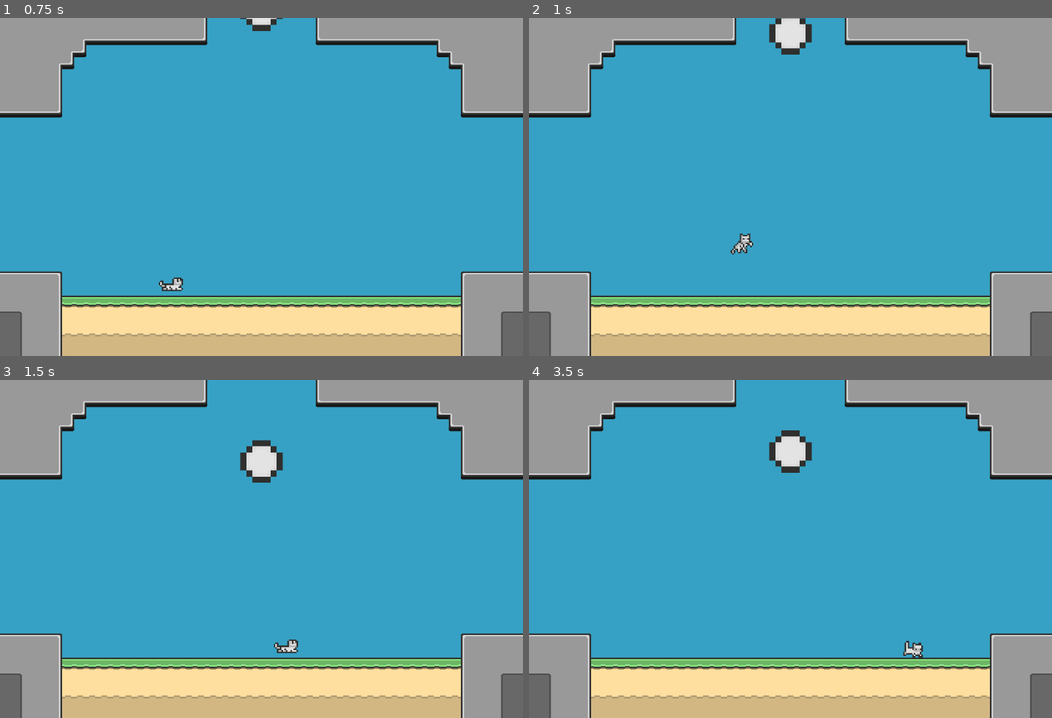
Above: before the commit, frames 1-4 (two rows, left to right).
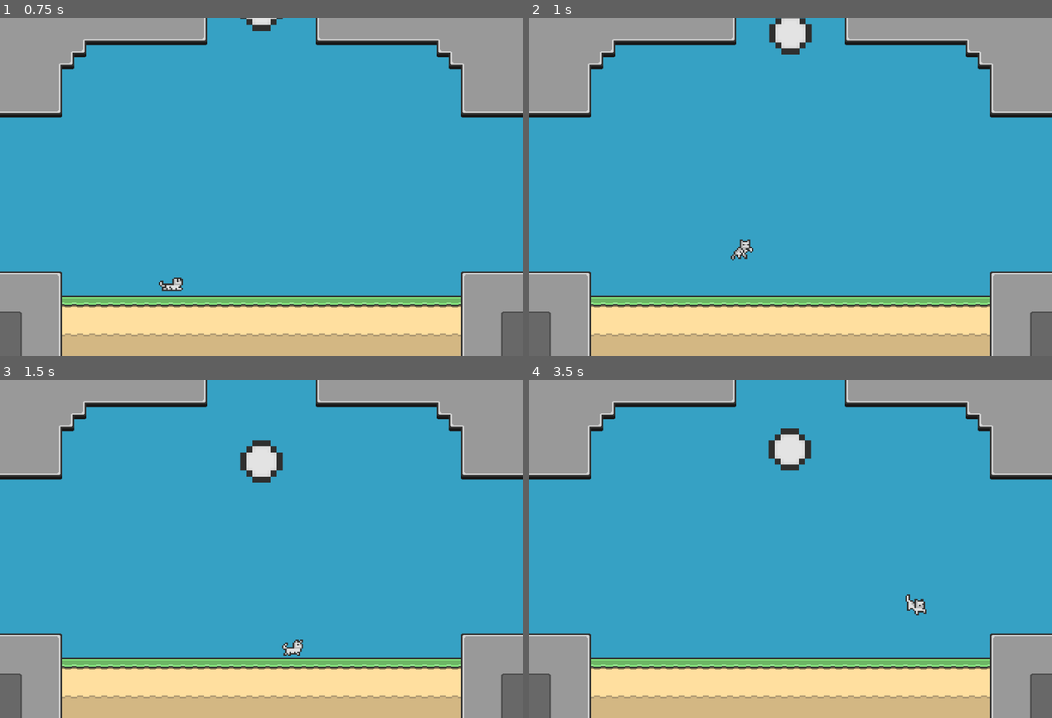
Above: after the commit, the same moments.

Repository: t0qen/juxtra-game
Game: Godot game, scene res://scenes/roots.tscn
Same seed, same stepped clock (60 frames per second), same inputs: the game is played once before the commit and once after it.
Inputs:
- Up to frame 1 (0.75 s): tap Enter at 0.5 s; hold D (move_right_1) from 0.53 s (still down); tap X (dash_1) at 0.6 s
- Up to frame 2 (1 s): keep holding D (move_right_1); tap Z (jump_1) at 0.77 s
- Up to frame 3 (1.5 s): keep holding D (move_right_1); tap X (dash_1) at 1.35 s
- Up to frame 4 (3.5 s): tap Z (jump_1) at 1.52, 3.02 s; release D (move_right_1) at 2.03 s; hold Q (move_left_1) 2.03-2.78 s; tap X (dash_1) at 2.1, 2.85 s; hold D (move_right_1) from 2.78 s (still down)

Frame 1 is identical in both runs. In frame 2, 0.2% of the frame differs, in the area x 38-43%, y 63-72%; in frame 3, 0.2%; in frame 4, 0.6%, in the area x 45-76%, y 14-83%.

Commit message:
better jump + animation

Diff:
--- a/scenes/player.tscn
+++ b/scenes/player.tscn
@@ -349,13 +349,13 @@
 "duration": 0.2,
 "texture": SubResource("AtlasTexture_wslk6")
 }, {
+"duration": 0.2,
+"texture": SubResource("AtlasTexture_s5reu")
+}, {
 "duration": 0.1,
-"texture": SubResource("AtlasTexture_s5reu")
-}, {
-"duration": 0.08,
 "texture": SubResource("AtlasTexture_giymr")
 }, {
-"duration": 0.07,
+"duration": 0.1,
 "texture": SubResource("AtlasTexture_jahd6")
 }],
 "loop": false,
@@ -366,13 +366,13 @@
 "duration": 0.2,
 "texture": SubResource("AtlasTexture_owlqu")
 }, {
+"duration": 0.2,
+"texture": SubResource("AtlasTexture_015al")
+}, {
 "duration": 0.1,
-"texture": SubResource("AtlasTexture_015al")
-}, {
-"duration": 0.08,
 "texture": SubResource("AtlasTexture_n5qgr")
 }, {
-"duration": 0.07,
+"duration": 0.1,
 "texture": SubResource("AtlasTexture_p34mf")
 }],
 "loop": false,
@@ -503,6 +503,7 @@
 
 [node name="Player" type="CharacterBody2D" node_paths=PackedStringArray("exit_idle_timer", "exit_fall_timer", "exit_wait_timer", "jump_bug_timer", "before_dash_timer", "sprites")]
 collision_mask = 14
+platform_on_leave = 1
 script = ExtResource("1_0xtnp")
 base_speed = 175
 air_speed = 220
@@ -518,9 +519,7 @@
 position = Vector2(0, -32)
 scale = Vector2(2, 2)
 sprite_frames = SubResource("SpriteFrames_wb510")
-animation = &"run_1"
-frame = 7
-frame_progress = 0.328578
+animation = &"wait_2"
 
 [node name="Hitbox" type="CollisionShape2D" parent="."]
 position = Vector2(0, -12)
--- a/scenes/root_ball.tscn
+++ b/scenes/root_ball.tscn
@@ -8,10 +8,10 @@
 bounce = 1.0
 
 [sub_resource type="CircleShape2D" id="CircleShape2D_vfq42"]
-radius = 28.0179
+radius = 31.0
 
 [sub_resource type="CircleShape2D" id="CircleShape2D_cxlvu"]
-radius = 44.0114
+radius = 31.0
 
 [node name="Ball" type="RigidBody2D"]
 collision_layer = 2
--- a/scenes/scripts/player.gd
+++ b/scenes/scripts/player.gd
@@ -7,11 +7,11 @@
 
 #region MOVEMENTS
 @export_group("Movements")
-@export var gravity : int = ProjectSettings.get_setting("physics/2d/default_gravity") # default gravity
+@export var gravity : int = 10 # default gravity
 
 # - PROPULSE DOWN
 @export_subgroup("Propulse down")
-@export var propulsion_down_force : int = 50 # with wich force player will be propulsed down
+@export var propulsion_down_force : int = 4 # with wich force player will be propulsed down
 
 # - DASH
 @export_subgroup("Dash")
@@ -27,8 +27,8 @@
 # - JUMP
 @export_subgroup("Jump")
 @export var jump_height : float = 50.0 # height of player's jump
-@export var jump_time_to_peak : float = 0.3
-@export var jump_time_to_fall : float = 0.15
+@export var jump_time_to_peak : float = 0.40
+@export var jump_time_to_fall : float = 0.20
 @export var max_jumps : int = 2
 @onready var jump_velocity : float = ((2.0 * jump_height) / jump_time_to_peak) * -1.0 # maths
 @onready var jump_gravity : float = ((-2.0 * jump_height) / (jump_time_to_peak * jump_time_to_peak)) * -1.0
